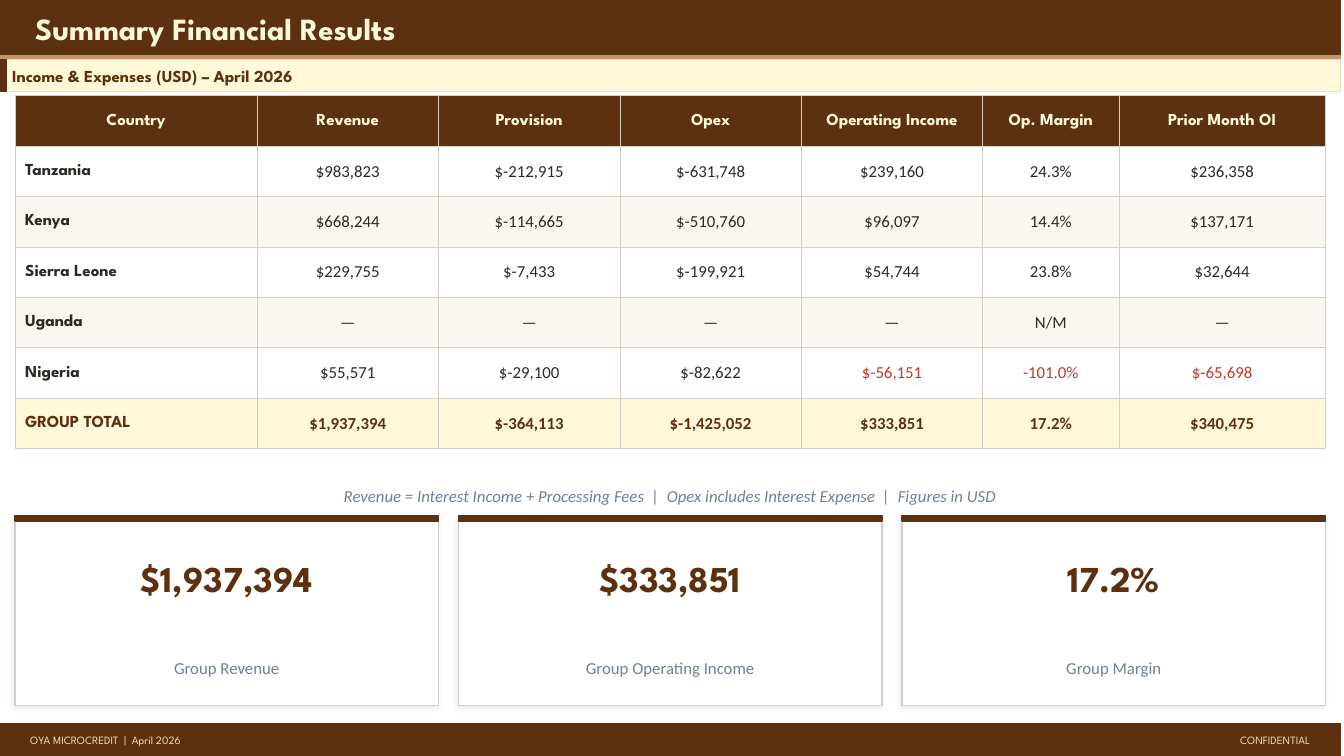
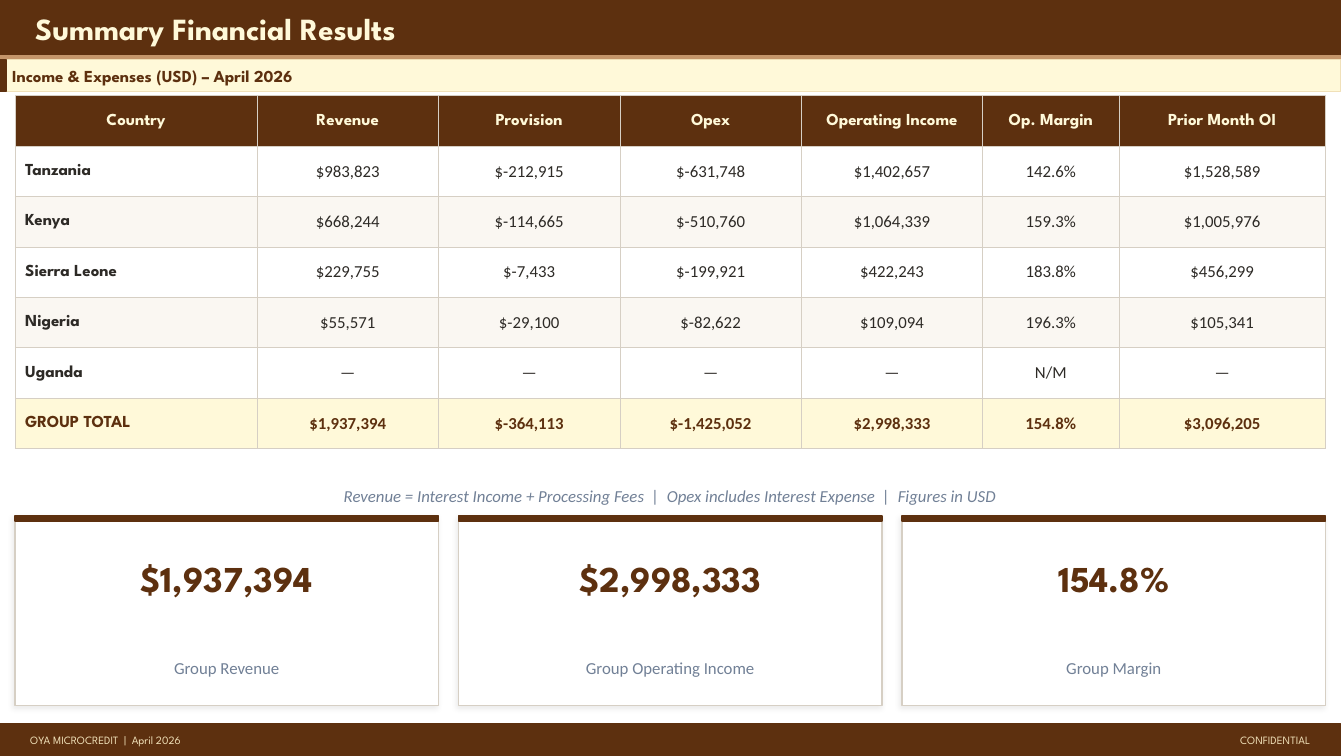
Before and after one commit to ikyei/oya-monthly, a slide deck: slide 10 of reports/2026-04.pptx. Drawn at 1344x756 pixels with LibreOffice and Linux fonts; fonts in the diff are those of the drawing. Boxes give left, top, right and bottom in pixels: in the first picture for what was removed or moved away, otherwise in the second. Text is boxed around its words. In the diff, an @@ line names an element or a change of style, - is before the commit and + after.

```diff
--- a/reports/2026-04.pptx
+++ b/reports/2026-04.pptx
@@ table at (15, 96, 1326, 435) @@
-row 2: Tanzania | $983,823 | $-212,915 | $-631,748 | $239,160 | 24.3% | $236,358
-row 3: Kenya | $668,244 | $-114,665 | $-510,760 | $96,097 | 14.4% | $137,171
-row 4: Sierra Leone | $229,755 | $-7,433 | $-199,921 | $54,744 | 23.8% | $32,644
+row 2: Tanzania | $983,823 | $-212,915 | $-631,748 | $1,402,657 | 142.6% | $1,528,589
+row 3: Kenya | $668,244 | $-114,665 | $-510,760 | $1,064,339 | 159.3% | $1,005,976
+row 4: Sierra Leone | $229,755 | $-7,433 | $-199,921 | $422,243 | 183.8% | $456,299
+row 5: Nigeria | $55,571 | $-29,100 | $-82,622 | $109,094 | 196.3% | $105,341
-row 6: Nigeria | $55,571 | $-29,100 | $-82,622 | $-56,151 | -101.0% | $-65,698
-row 7: GROUP TOTAL | $1,937,394 | $-364,113 | $-1,425,052 | $333,851 | 17.2% | $340,475
+row 7: GROUP TOTAL | $1,937,394 | $-364,113 | $-1,425,052 | $2,998,333 | 154.8% | $3,096,205
@@ text at (579, 564, 761, 598): text changed @@
-$333,851
+$2,998,333
@@ text at (1058, 567, 1169, 593): text changed @@
-17.2%
+154.8%
```
Also in this commit, not shown: 7 other slides changed, 4 other files.
